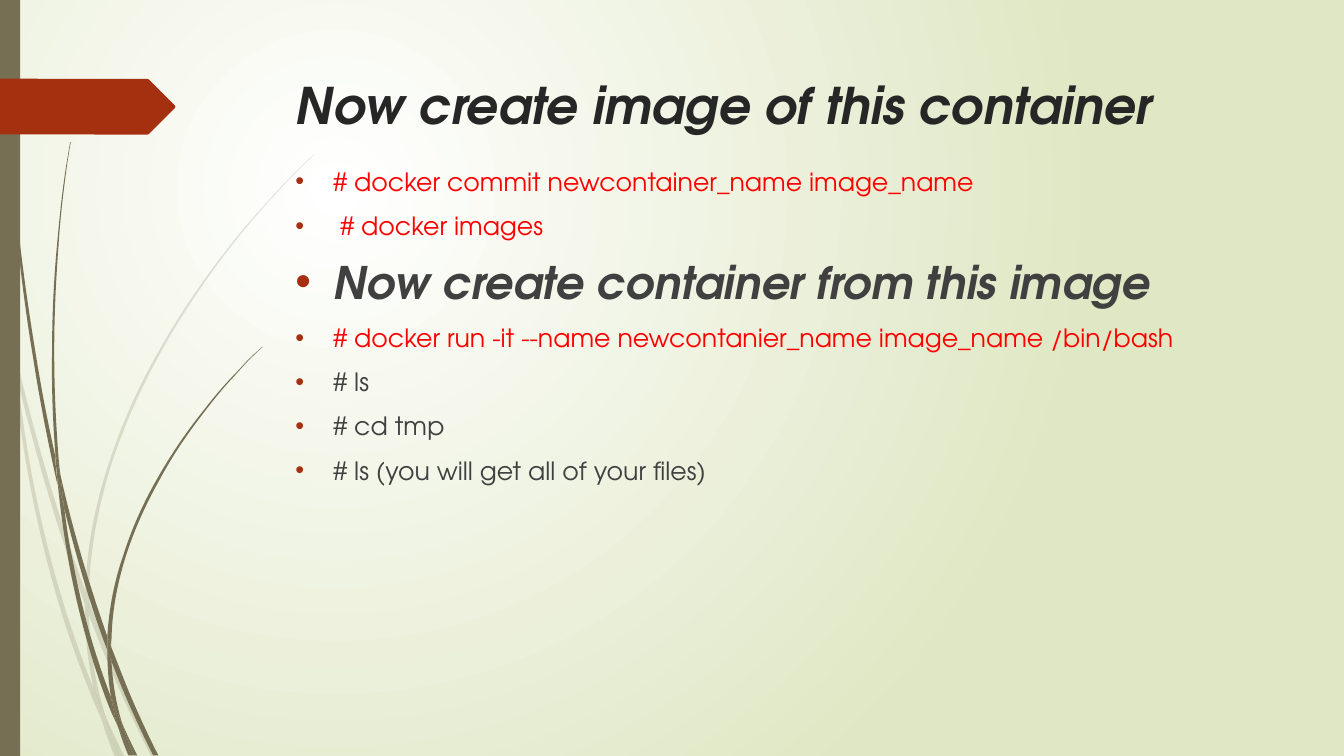
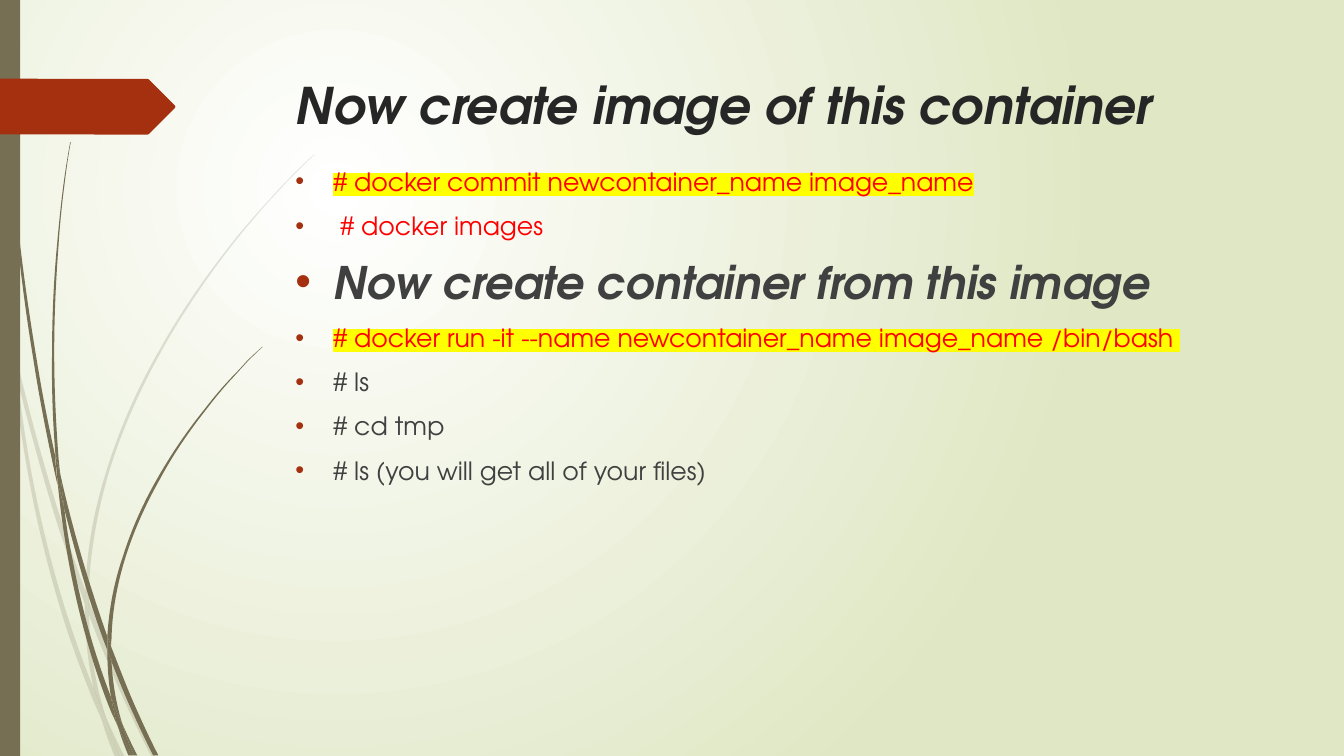
Before and after one commit to Ashok1012/test, a slide deck: slide 108 of DevOps.pptx (slide 107 before the commit). Drawn at 1344x756 pixels with LibreOffice and Linux fonts; fonts in the diff are those of the drawing. Boxes give left, top, right and bottom in pixels: in the first picture for what was removed or moved away, otherwise in the second. Text is boxed around its words. In the diff, an @@ line names an element or a change of style, - is before the commit and + after.

```diff
--- a/DevOps.pptx
+++ b/DevOps.pptx
@@ text at (354, 165, 973, 203): highlight none to #FFFF00 in "# docker commit newcontainer_name image_name" @@
@@ text at (354, 321, 1173, 359): text changed @@
-• # docker run -it --name newcontanier_name image_name /bin/bash
+• # docker run -it --name newcontainer_name image_name /bin/bash
```
Also in this commit, not shown: 48 other slides changed, 9 slides added, 2 slides removed.
